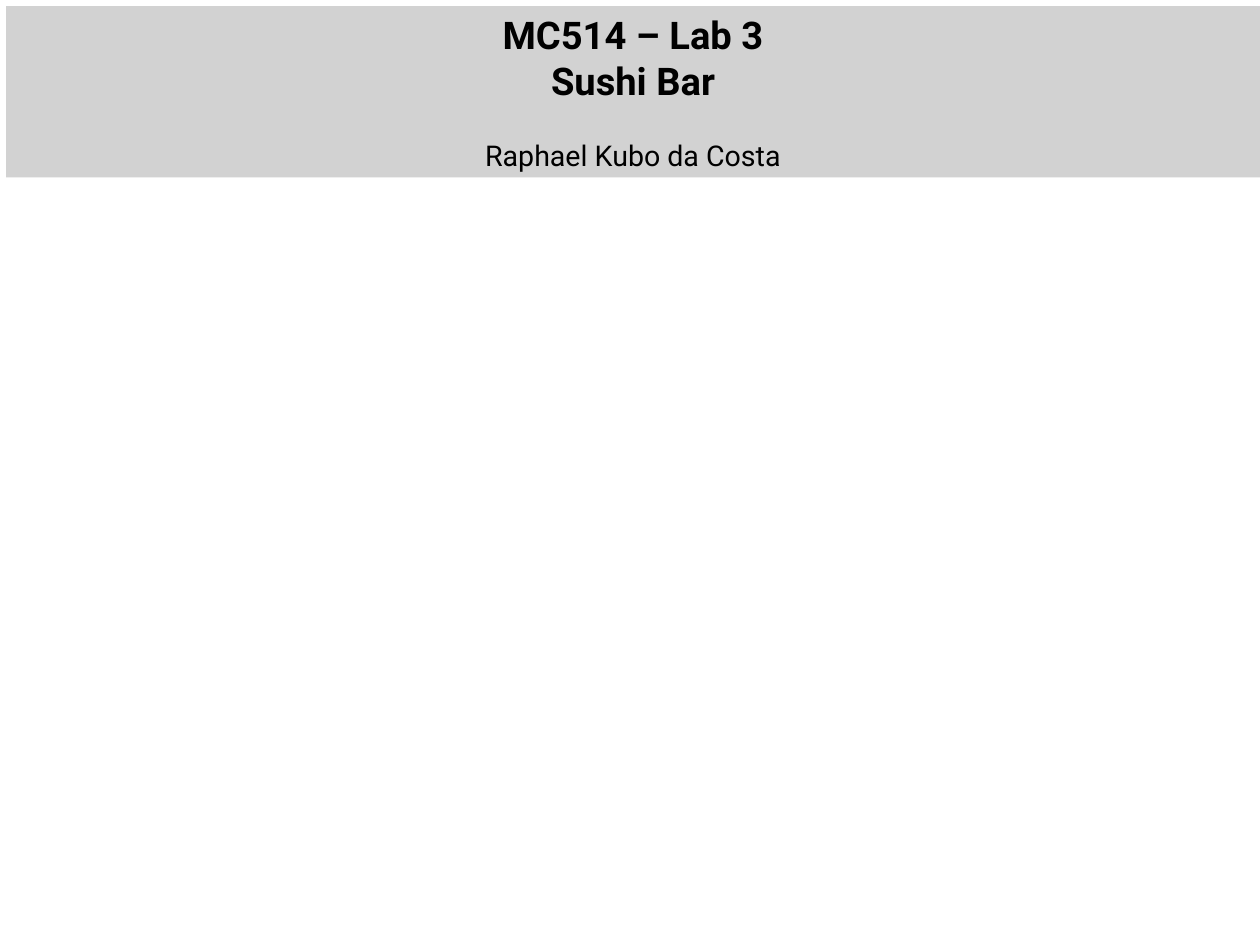
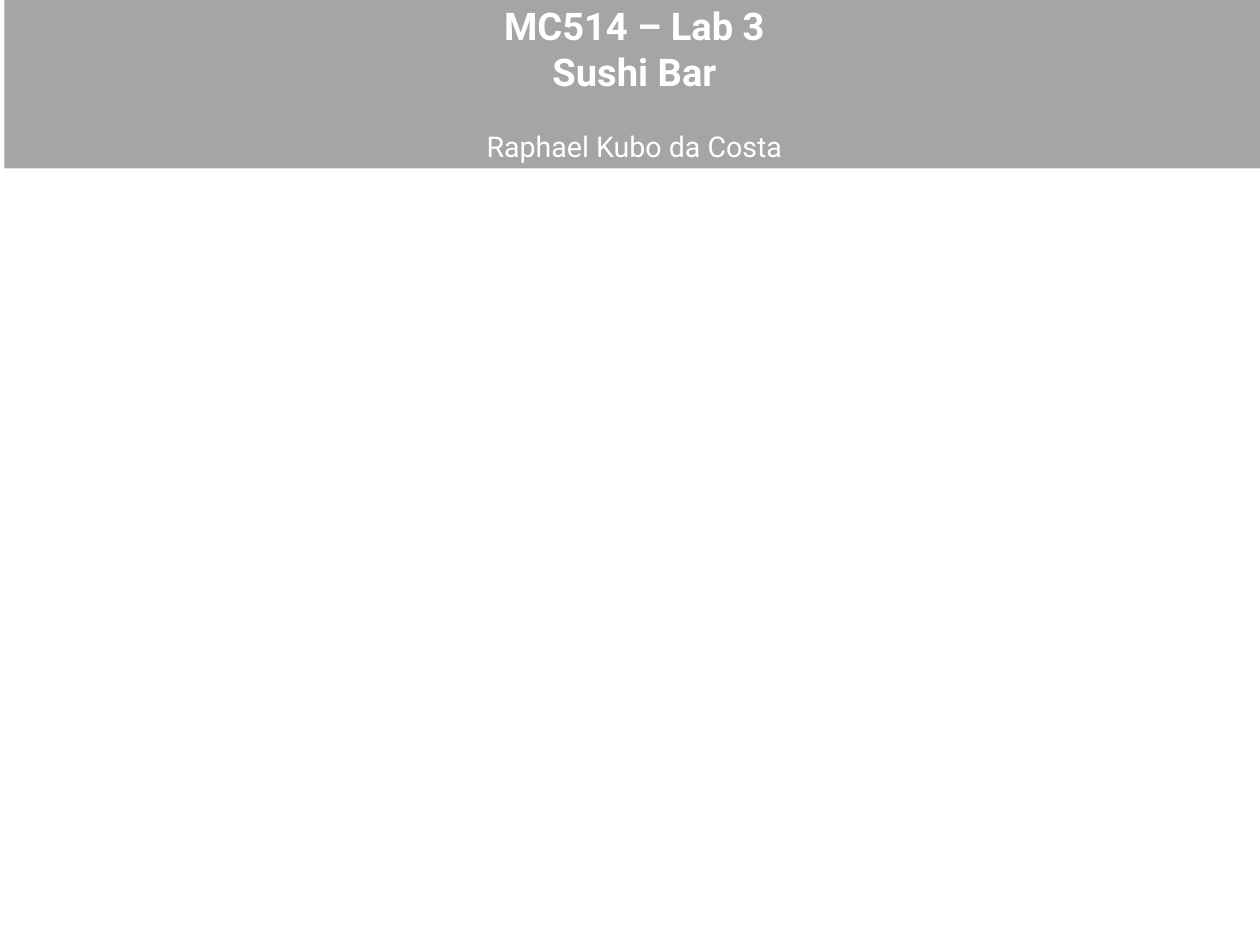
Before and after one commit to rakuco/sushibar-mt, a slide deck: slide 1 of presentation_pt-BR.odp. Drawn at 1260x945 pixels with LibreOffice and Linux fonts; fonts in the diff are those of the drawing; background and template pictures are left out. Boxes give left, top, right and bottom in pixels: in the first picture for what was removed or moved away, otherwise in the second. Text is boxed around its words. In the diff, an @@ line names an element or a change of style, - is before the commit and + after.

```diff
--- a/presentation_pt-BR.odp
+++ b/presentation_pt-BR.odp
@@ rectangle "MC514 – Lab 3" moved from (x1=6, y1=6, x2=1260, y2=177) to (x1=5, y1=0, x2=1260, y2=168) @@
@@ rectangle "MC514 – Lab 3" at (x1=5, y1=0, x2=1260, y2=168): text colour #000000 to #FFFFFF; fill #C0C0C0 at 70% opacity to #808080 at 70% opacity @@
```
Also in this commit, not shown: 1 other slide changed, 1 slide added.
